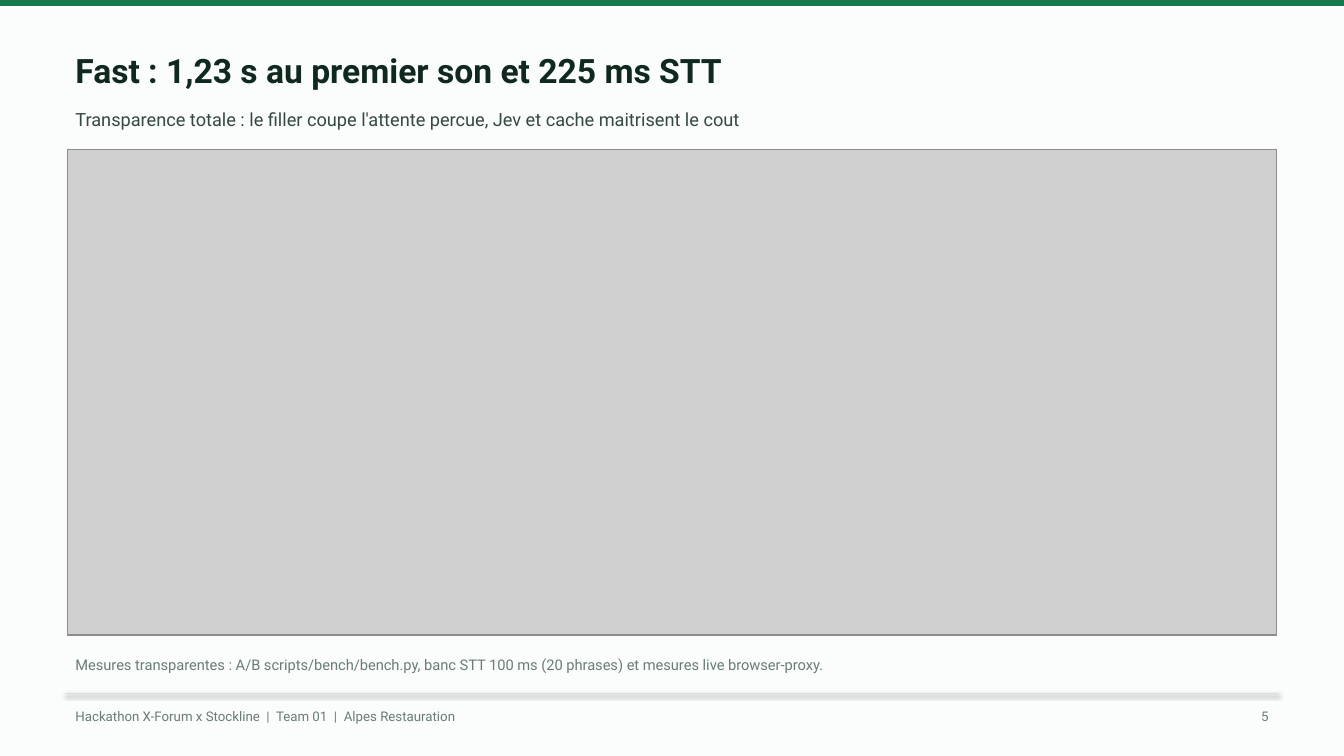
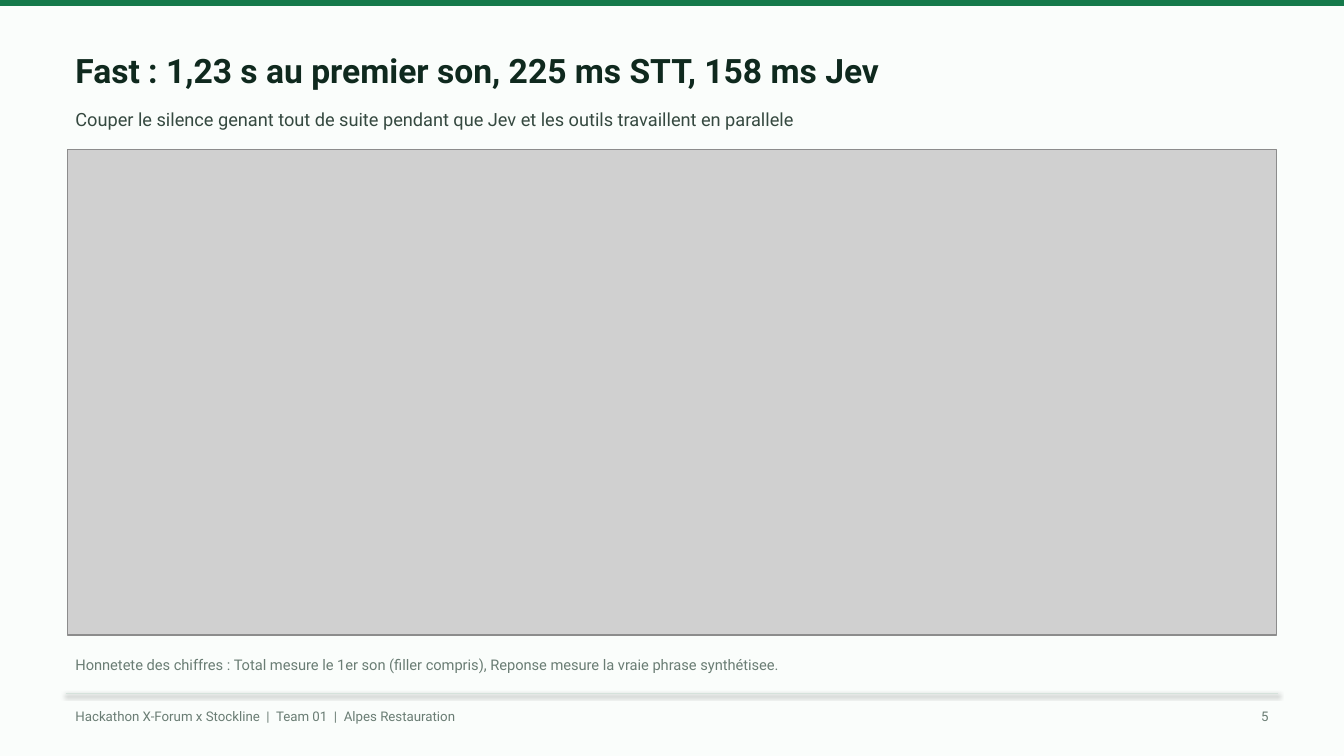
Before and after one commit to KpihX/stockline-jarvis, a slide deck: slide 5 of presentation/build/Stockline-Team01-Alpes-Restauration.pptx. Drawn at 1344x756 pixels with LibreOffice and Linux fonts; fonts in the diff are those of the drawing; grey boxes stand for pictures. Boxes give left, top, right and bottom in pixels: in the first picture for what was removed or moved away, otherwise in the second. Text is boxed around its words. In the diff, an @@ line names an element or a change of style, - is before the commit and + after.

Commit message:
feat(jev,ui,media): live Jev latency/route UI chips, warning banners, race fixes, and punchy deck+video

```diff
--- a/presentation/build/Stockline-Team01-Alpes-Restauration.pptx
+++ b/presentation/build/Stockline-Team01-Alpes-Restauration.pptx
@@ text at <box>75,58,879,90</box>: text changed @@
-Fast : 1,23 s au premier son et 225 ms STT
+Fast : 1,23 s au premier son, 225 ms STT, 158 ms Jev
@@ text at <box>75,112,793,130</box>: text changed @@
-Transparence totale : le filler coupe l'attente percue, Jev et cache maitrisent le cout
+Couper le silence genant tout de suite pendant que Jev et les outils travaillent en parallele
@@ text at <box>75,658,778,673</box>: text changed @@
-Mesures transparentes : A/B scripts/bench/bench.py, banc STT 100 ms (20 phrases) et mesures live browser-proxy.
+Honnetete des chiffres : Total mesure le 1er son (filler compris), Reponse mesure la vraie phrase synthétisee.
```
Also in this commit, not shown: 8 other slides changed, 31 other files.
